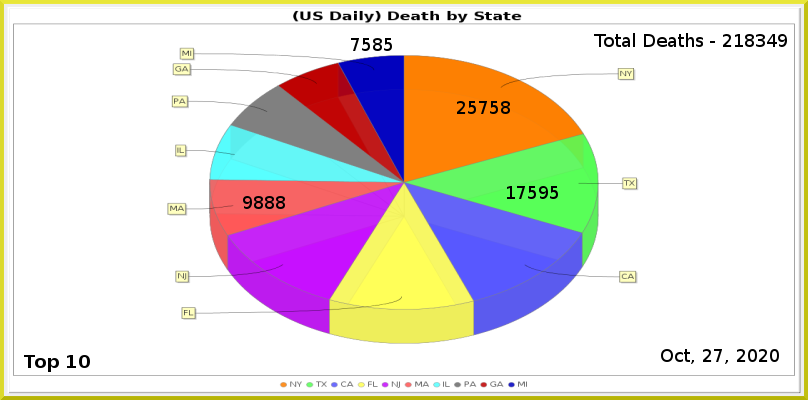
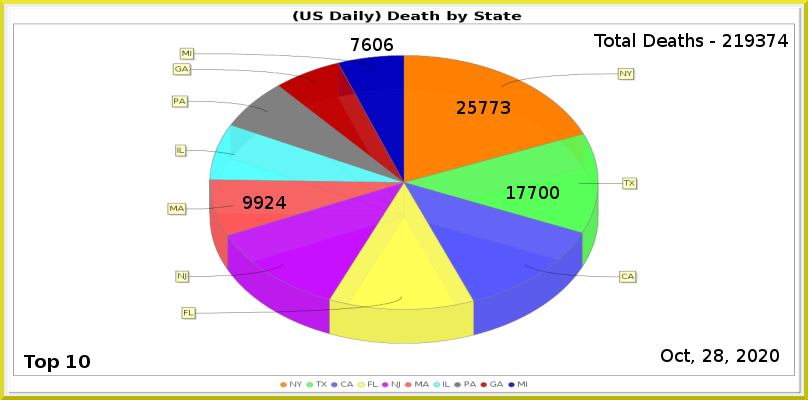
Layers edited between the first and the second w=808, h=400 image:
painted on "Least" over [362, 38, 393, 51]
painted on "6" over [254, 196, 286, 209]
painted on "2" over [528, 186, 559, 199]
painted on "1" over [490, 101, 510, 114]
renamed "Total Deaths - 218349" to "Total Deaths - 219374", painted on it over [745, 34, 788, 47]
painted on "Current Date" over [714, 349, 723, 362]
